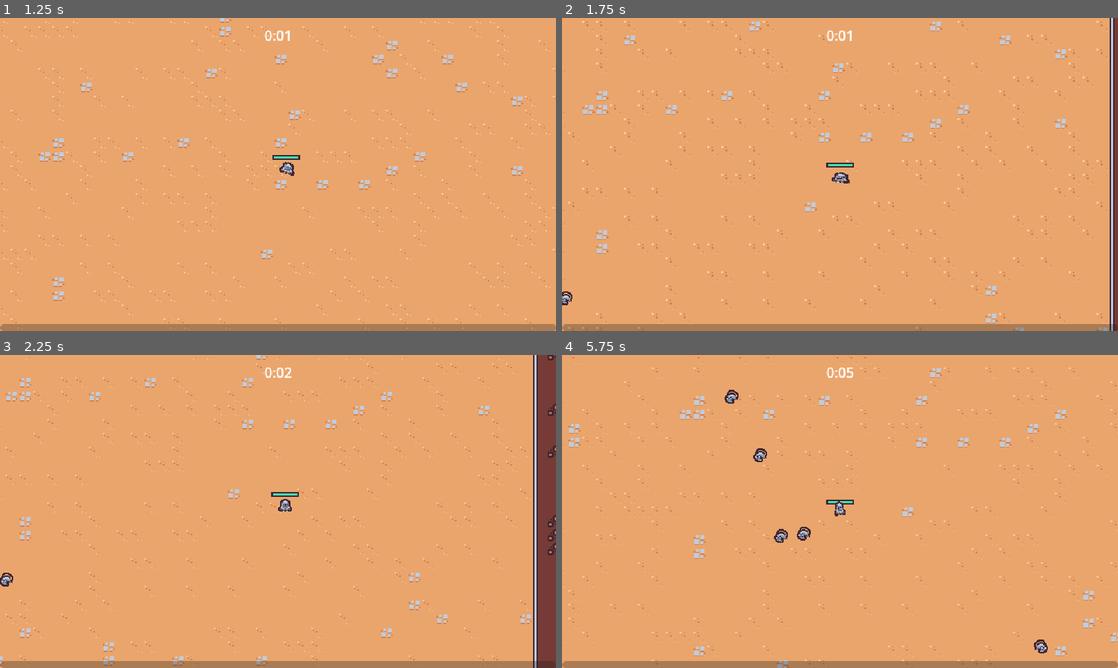
Above: before the commit, frames 1-4 (two rows, left to right).
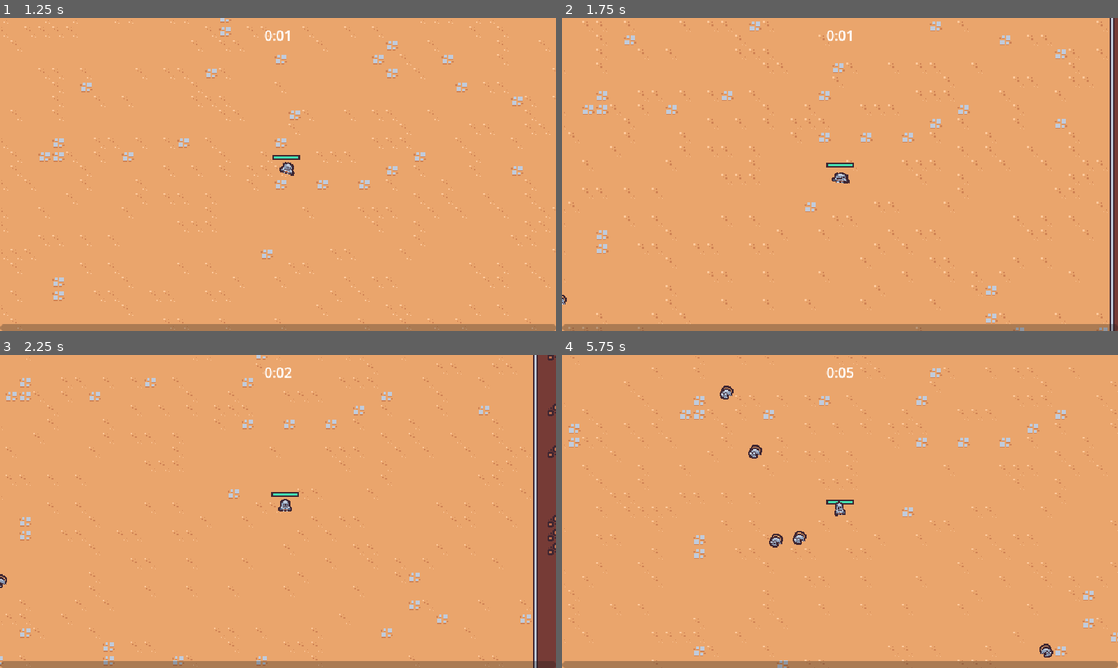
Above: after the commit, the same moments.

Repository: VampireSqu1d/2DSurvivorCourseGodot
Game: Godot game, scene res://scenes/main/main.tscn
Same seed, same stepped clock (60 frames per second), same inputs: the game is played once before the commit and once after it.
Inputs (mouse positions are in pixels of both pictures, inside the frame that each line leads up to):
- Up to frame 1 (1.25 s): move the mouse to (400, 158) at 0.52 s; press the mouse at (400, 158) at 0.53 s; hold Right (move_right) from 0.53 s (still down)
- Up to frame 2 (1.75 s): move the mouse to (728, 190) at 1.27 s; release Right (move_right) at 1.28 s; release the mouse at (728, 190) at 1.28 s; hold Down (move_down) from 1.28 s (still down); click (728, 190) at 1.35 s
- Up to frame 3 (2.25 s): move the mouse to (333, 442) at 2.02 s; release Down (move_down) at 2.03 s; press the mouse at (333, 442) at 2.03 s; hold Right (move_right) from 2.03 s (still down)
- Up to frame 4 (5.75 s): move the mouse to (812, 574) at 2.77 s; release Right (move_right) at 2.78 s; release the mouse at (812, 574) at 2.78 s; hold W (move_up) 2.78-3.53 s; click (812, 574) at 2.85 s; move the mouse to (1006, 558) at 3.52 s; press the mouse at (1006, 558) at 3.53 s; hold A (move_left) 3.53-5.03 s; move the mouse to (673, 464) at 4.27 s; release the mouse at (673, 464) at 4.28 s; click (673, 464) at 4.35 s; move the mouse to (867, 511) at 5.02 s; press the mouse at (867, 511) at 5.03 s; hold Down (move_down) from 5.03 s (still down)

Frame 1 is identical in both runs. In frame 2, less than 0.1% of the frame differs, in the area x 0-2%, y 87-92%; in frame 3, less than 0.1%; in frame 4, 0.6%, in the area x 28-89%, y 9-97%.

Commit message:
wizard enemy added

Diff:
--- /dev/null
+++ b/scenes/component/velocity_component.gd
@@ -0,0 +1,36 @@
+extends Node
+
+@export var max_speed: int = 40
+@export var acceleration: float = 5
+
+var velocity = Vector2.ZERO
+
+
+func accelerate_to_player():
+	var owner_node2d = owner as Node2D
+	if owner_node2d == null:
+		return
+
+	var player = get_tree().get_first_node_in_group("player") as Node2D
+	if player == null:
+		return
+
+	var direction = (player.global_position - owner_node2d.global_position).normalized()
+	accelerate_in_direction(direction)
+
+
+
+func  accelerate_in_direction(direction: Vector2):
+	var desired_velocity = direction * max_speed
+	velocity = velocity.lerp(desired_velocity, 1 - exp(-acceleration * get_process_delta_time()))
+
+
+
+func decelerate():
+	accelerate_in_direction(Vector2.ZERO)
+
+
+func move(character_body: CharacterBody2D):
+	character_body.velocity = velocity
+	character_body.move_and_slide()
+	velocity = character_body.velocity
--- /dev/null
+++ b/scenes/component/velocity_component.tscn
@@ -0,0 +1,6 @@
+[gd_scene load_steps=2 format=3 uid="uid://bai2ahnm8j65e"]
+
+[ext_resource type="Script" path="res://scenes/component/velocity_component.gd" id="1_afqiv"]
+
+[node name="VelocityComponent" type="Node"]
+script = ExtResource("1_afqiv")
--- a/scenes/game_object/basic_enemy/BasicEnemy.gd
+++ b/scenes/game_object/basic_enemy/BasicEnemy.gd
@@ -1,15 +1,13 @@
 extends CharacterBody2D
 
-const MAX_SPEED = 40
-
-@onready var health_component: HealthComponent = $HealthComponent
 @onready var visuals = $Visuals
+@onready var velocity_component = $VelocityComponent
 
 
 func _process(delta):
-	var direction = get_direction_to_player()
-	velocity = direction * MAX_SPEED
-	move_and_slide()
+	velocity_component.accelerate_to_player()
+	velocity_component.move(self)
+
 
 	var move_sign = sign(velocity.x)
 	if move_sign != 0:
--- a/scenes/game_object/basic_enemy/BasicEnemy.tscn
+++ b/scenes/game_object/basic_enemy/BasicEnemy.tscn
@@ -6,6 +6,34 @@
 [ext_resource type="PackedScene" uid="uid://ch4vlb6fdlthb" path="res://scenes/component/health_component.tscn" id="2_y41ql"]
 [ext_resource type="PackedScene" uid="uid://cje54ftkddkkd" path="res://scenes/component/vial_drop_component.tscn" id="3_7bkd2"]
 [ext_resource type="PackedScene" uid="uid://bxo2uadvtbtqj" path="res://scenes/component/hurt_box_component.tscn" id="4_lqbvh"]
+[ext_resource type="PackedScene" uid="uid://bai2ahnm8j65e" path="res://scenes/component/velocity_component.tscn" id="5_0kf3x"]
+
+[sub_resource type="Animation" id="Animation_0i6fo"]
+length = 0.001
+tracks/0/type = "value"
+tracks/0/imported = false
+tracks/0/enabled = true
+tracks/0/path = NodePath("Visuals/Sprite2D:position")
+tracks/0/interp = 1
+tracks/0/loop_wrap = true
+tracks/0/keys = {
+"times": PackedFloat32Array(0),
+"transitions": PackedFloat32Array(1),
+"update": 0,
+"values": [Vector2(0, 0)]
+}
+tracks/1/type = "value"
+tracks/1/imported = false
+tracks/1/enabled = true
+tracks/1/path = NodePath("Visuals/Sprite2D:rotation")
+tracks/1/interp = 1
+tracks/1/loop_wrap = true
+tracks/1/keys = {
+"times": PackedFloat32Array(0),
+"transitions": PackedFloat32Array(1),
+"update": 0,
+"values": [0.0]
+}
 
 [sub_resource type="Animation" id="Animation_b1vuu"]
 resource_name = "walk"
@@ -34,33 +62,6 @@
 "transitions": PackedFloat32Array(1, 1, 1, 1),
 "update": 0,
 "values": [0.174533, -0.174533, 0.174533, -0.174533]
-}
-
-[sub_resource type="Animation" id="Animation_0i6fo"]
-length = 0.001
-tracks/0/type = "value"
-tracks/0/imported = false
-tracks/0/enabled = true
-tracks/0/path = NodePath("Visuals/Sprite2D:position")
-tracks/0/interp = 1
-tracks/0/loop_wrap = true
-tracks/0/keys = {
-"times": PackedFloat32Array(0),
-"transitions": PackedFloat32Array(1),
-"update": 0,
-"values": [Vector2(0, 0)]
-}
-tracks/1/type = "value"
-tracks/1/imported = false
-tracks/1/enabled = true
-tracks/1/path = NodePath("Visuals/Sprite2D:rotation")
-tracks/1/interp = 1
-tracks/1/loop_wrap = true
-tracks/1/keys = {
-"times": PackedFloat32Array(0),
-"transitions": PackedFloat32Array(1),
-"update": 0,
-"values": [0.0]
 }
 
 [sub_resource type="AnimationLibrary" id="AnimationLibrary_0hic6"]
@@ -94,7 +95,10 @@
 [node name="HealthComponent" parent="." instance=ExtResource("2_y41ql")]
 
 [node name="VialDropComponent" parent="." node_paths=PackedStringArray("health_component") instance=ExtResource("3_7bkd2")]
+drop_percent = 0.35
 health_component = NodePath("../HealthComponent")
+
+[node name="VelocityComponent" parent="." instance=ExtResource("5_0kf3x")]
 
 [node name="HurtBoxComponent" parent="." node_paths=PackedStringArray("health_component") instance=ExtResource("4_lqbvh")]
 visible = false
--- /dev/null
+++ b/scenes/game_object/wizard_enemy/wizard_enemy.gd
@@ -0,0 +1,24 @@
+extends CharacterBody2D
+
+@onready var velocity_component = $VelocityComponent
+@onready var visuals = $Visuals
+
+var is_moving = false
+
+
+func _process(delta):
+	if is_moving:
+		velocity_component.accelerate_to_player()
+	else:
+		velocity_component.decelerate()
+
+	velocity_component.move(self)
+
+
+	var move_sign = sign(velocity.x)
+	if move_sign != 0:
+		visuals.scale = Vector2(move_sign, 1)
+
+
+func set_is_moving(moving: bool):
+	is_moving = moving
--- /dev/null
+++ b/scenes/game_object/wizard_enemy/wizard_enemy.tscn
@@ -0,0 +1,164 @@
+[gd_scene load_steps=13 format=3 uid="uid://dyeu173liabj5"]
+
+[ext_resource type="PackedScene" uid="uid://ch4vlb6fdlthb" path="res://scenes/component/health_component.tscn" id="1_6s3ut"]
+[ext_resource type="Script" path="res://scenes/game_object/wizard_enemy/wizard_enemy.gd" id="1_keus8"]
+[ext_resource type="PackedScene" uid="uid://83dbil7t8owk" path="res://scenes/component/death_component.tscn" id="2_1ytvk"]
+[ext_resource type="Texture2D" uid="uid://co713o8w20ghn" path="res://scenes/game_object/wizard_enemy/wizard_enemy.png" id="3_a40bc"]
+[ext_resource type="PackedScene" uid="uid://bai2ahnm8j65e" path="res://scenes/component/velocity_component.tscn" id="3_f6l4t"]
+[ext_resource type="PackedScene" uid="uid://cje54ftkddkkd" path="res://scenes/component/vial_drop_component.tscn" id="3_pyyia"]
+[ext_resource type="PackedScene" uid="uid://bxo2uadvtbtqj" path="res://scenes/component/hurt_box_component.tscn" id="4_rrjwd"]
+
+[sub_resource type="Animation" id="Animation_wpxks"]
+resource_name = "walk"
+length = 0.4
+loop_mode = 1
+step = 0.05
+tracks/0/type = "value"
+tracks/0/imported = false
+tracks/0/enabled = true
+tracks/0/path = NodePath("Visuals/Sprite2D:position")
+tracks/0/interp = 2
+tracks/0/loop_wrap = true
+tracks/0/keys = {
+"times": PackedFloat32Array(0),
+"transitions": PackedFloat32Array(1),
+"update": 0,
+"values": [Vector2(0, 0)]
+}
+tracks/1/type = "value"
+tracks/1/imported = false
+tracks/1/enabled = true
+tracks/1/path = NodePath("Visuals/Sprite2D:rotation")
+tracks/1/interp = 2
+tracks/1/loop_wrap = true
+tracks/1/keys = {
+"times": PackedFloat32Array(0, 0.1, 0.3),
+"transitions": PackedFloat32Array(1, 1, 2.14355),
+"update": 0,
+"values": [0.0, -0.174533, 0.261799]
+}
+tracks/2/type = "value"
+tracks/2/imported = false
+tracks/2/enabled = true
+tracks/2/path = NodePath("Visuals/Sprite2D:scale")
+tracks/2/interp = 2
+tracks/2/loop_wrap = true
+tracks/2/keys = {
+"times": PackedFloat32Array(0, 0.1, 0.2, 0.3),
+"transitions": PackedFloat32Array(1, 2.07053, 2, 1),
+"update": 0,
+"values": [Vector2(1, 1), Vector2(1, 1), Vector2(1.5, 0.8), Vector2(0.9, 1.1)]
+}
+tracks/3/type = "method"
+tracks/3/imported = false
+tracks/3/enabled = true
+tracks/3/path = NodePath(".")
+tracks/3/interp = 1
+tracks/3/loop_wrap = true
+tracks/3/keys = {
+"times": PackedFloat32Array(0.05, 0.3),
+"transitions": PackedFloat32Array(1, 1),
+"values": [{
+"args": [true],
+"method": &"set_is_moving"
+}, {
+"args": [false],
+"method": &"set_is_moving"
+}]
+}
+
+[sub_resource type="Animation" id="Animation_fy0kv"]
+length = 0.001
+tracks/0/type = "value"
+tracks/0/imported = false
+tracks/0/enabled = true
+tracks/0/path = NodePath("Visuals/Sprite2D:position")
+tracks/0/interp = 1
+tracks/0/loop_wrap = true
+tracks/0/keys = {
+"times": PackedFloat32Array(0),
+"transitions": PackedFloat32Array(1),
+"update": 0,
+"values": [Vector2(0, 0)]
+}
+tracks/1/type = "value"
+tracks/1/imported = false
+tracks/1/enabled = true
+tracks/1/path = NodePath("Visuals/Sprite2D:rotation")
+tracks/1/interp = 1
+tracks/1/loop_wrap = true
+tracks/1/keys = {
+"times": PackedFloat32Array(0),
+"transitions": PackedFloat32Array(1),
+"update": 0,
+"values": [0.0]
+}
+tracks/2/type = "value"
+tracks/2/imported = false
+tracks/2/enabled = true
+tracks/2/path = NodePath("Visuals/Sprite2D:scale")
+tracks/2/interp = 1
+tracks/2/loop_wrap = true
+tracks/2/keys = {
+"times": PackedFloat32Array(0),
+"transitions": PackedFloat32Array(1),
+"update": 0,
+"values": [Vector2(1, 1)]
+}
+
+[sub_resource type="AnimationLibrary" id="AnimationLibrary_ow4p6"]
+_data = {
+"RESET": SubResource("Animation_fy0kv"),
+"walk": SubResource("Animation_wpxks")
+}
+
+[sub_resource type="CircleShape2D" id="CircleShape2D_fi7vl"]
+radius = 8.0
+
+[sub_resource type="CircleShape2D" id="CircleShape2D_in3gr"]
+radius = 5.0
+
+[node name="WizardEnemy" type="CharacterBody2D" groups=["enemy"]]
+collision_layer = 8
+collision_mask = 9
+script = ExtResource("1_keus8")
+
+[node name="AnimationPlayer" type="AnimationPlayer" parent="."]
+autoplay = "walk"
+libraries = {
+"": SubResource("AnimationLibrary_ow4p6")
+}
+
+[node name="HealthComponent" parent="." instance=ExtResource("1_6s3ut")]
+max_health = 30.0
+
+[node name="VialDropComponent" parent="." node_paths=PackedStringArray("health_component") instance=ExtResource("3_pyyia")]
+drop_percent = 0.6
+health_component = NodePath("../HealthComponent")
+
+[node name="VelocityComponent" parent="." instance=ExtResource("3_f6l4t")]
+max_speed = 60
+acceleration = 20.0
+
+[node name="DeathComponent" parent="." node_paths=PackedStringArray("health_component", "sprite") instance=ExtResource("2_1ytvk")]
+health_component = NodePath("../HealthComponent")
+sprite = NodePath("../Visuals/Sprite2D")
+
+[node name="Visuals" type="Node2D" parent="."]
+
+[node name="Sprite2D" type="Sprite2D" parent="Visuals"]
+texture = ExtResource("3_a40bc")
+offset = Vector2(0, -8)
+
+[node name="HurtBoxComponent" parent="." node_paths=PackedStringArray("health_component") instance=ExtResource("4_rrjwd")]
+visible = false
+health_component = NodePath("../HealthComponent")
+
+[node name="CollisionShape2D" type="CollisionShape2D" parent="HurtBoxComponent"]
+position = Vector2(0, -7)
+shape = SubResource("CircleShape2D_fi7vl")
+
+[node name="CollisionShape2D" type="CollisionShape2D" parent="."]
+visible = false
+position = Vector2(0, -5)
+shape = SubResource("CircleShape2D_in3gr")
--- a/scenes/manager/enemy_manager.gd
+++ b/scenes/manager/enemy_manager.gd
@@ -3,13 +3,16 @@
 const SPAWN_RADIUS = 360
 
 @export var basic_enemy_scene: PackedScene
+@export var wizard_enemy_scene: PackedScene
 @export var arena_time_manager: Node
 
 @onready var timer = $Timer
 
 var base_spawn_time = 0
+var enemy_table = WeightedTable.new()
 
 func _ready():
+	enemy_table.add_item(basic_enemy_scene, 10)
 	base_spawn_time = timer.wait_time
 	timer.timeout.connect(on_timer_timeout)
 	arena_time_manager.arena_difficulty_increased.connect(on_arena_difficulty_increased)
@@ -44,7 +47,8 @@
 	if player == null:
 		return
 
-	var enemy = basic_enemy_scene.instantiate() as Node2D
+	var enemy_scene = enemy_table.pick_item()
+	var enemy = enemy_scene.instantiate() as Node2D
 	var entities_layer = get_tree().get_first_node_in_group("entities_layer")
 	entities_layer.add_child(enemy)
 	enemy.global_position = get_spawn_position()
@@ -54,3 +58,6 @@
 	var time_off = (.1 / 12) * arena_difficulty
 	time_off = min(time_off, .7)
 	timer.wait_time = base_spawn_time - time_off
+
+	if arena_difficulty == 6:
+		enemy_table.add_item(wizard_enemy_scene, 20)
--- a/scenes/manager/enemy_manager.tscn
+++ b/scenes/manager/enemy_manager.tscn
@@ -1,11 +1,13 @@
-[gd_scene load_steps=3 format=3 uid="uid://ht5mdubkftqb"]
+[gd_scene load_steps=4 format=3 uid="uid://ht5mdubkftqb"]
 
 [ext_resource type="Script" path="res://scenes/manager/enemy_manager.gd" id="1_ckfo3"]
 [ext_resource type="PackedScene" uid="uid://cvc76b3unkmcb" path="res://scenes/game_object/basic_enemy/BasicEnemy.tscn" id="2_fu0yx"]
+[ext_resource type="PackedScene" uid="uid://dyeu173liabj5" path="res://scenes/game_object/wizard_enemy/wizard_enemy.tscn" id="3_4j55r"]
 
 [node name="EnemyManager" type="Node"]
 script = ExtResource("1_ckfo3")
 basic_enemy_scene = ExtResource("2_fu0yx")
+wizard_enemy_scene = ExtResource("3_4j55r")
 
 [node name="Timer" type="Timer" parent="."]
 one_shot = true
--- /dev/null
+++ b/scripts/weighted_table.gd
@@ -0,0 +1,18 @@
+class_name WeightedTable
+
+var items: Array[Dictionary] = []
+var weight_sum = 0
+
+
+func add_item(item, weight: int):
+	items.append({ "item": item, "weight": weight})
+	weight_sum += weight
+
+
+func pick_item():
+	var chosen_weight = randi_range(1, weight_sum)
+	var iteration_sum = 0
+	for item in items:
+		iteration_sum += item["weight"]
+		if chosen_weight <= iteration_sum:
+			return item["item"]
Not shown: 1 places in scenes/game_object/basic_enemy/BasicEnemy.tscn that only renumber resources
Binary file added: scenes/game_object/wizard_enemy/wizard_enemy.png
Not shown, added: scenes/game_object/wizard_enemy/wizard_enemy.png.import
